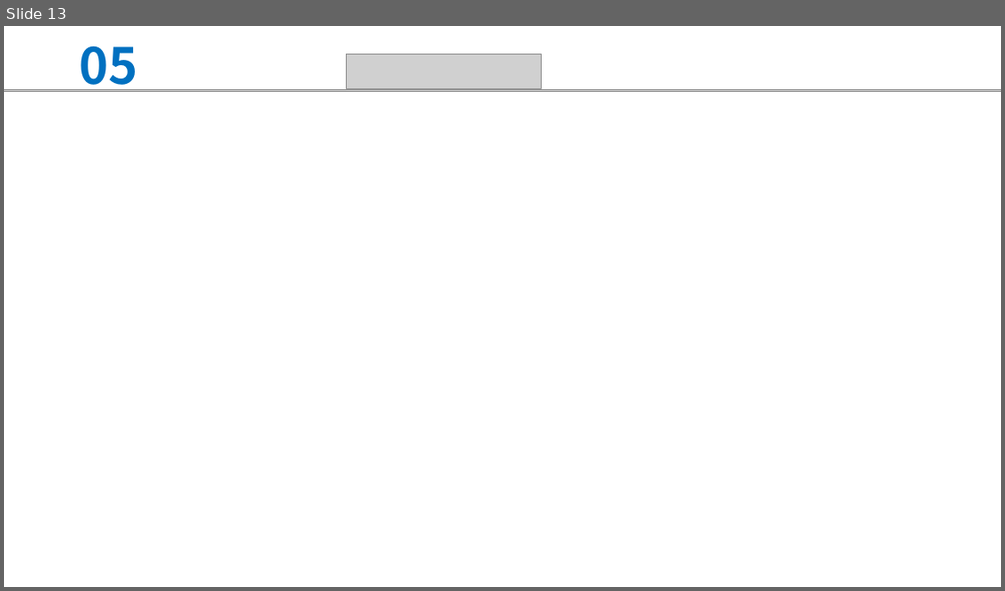
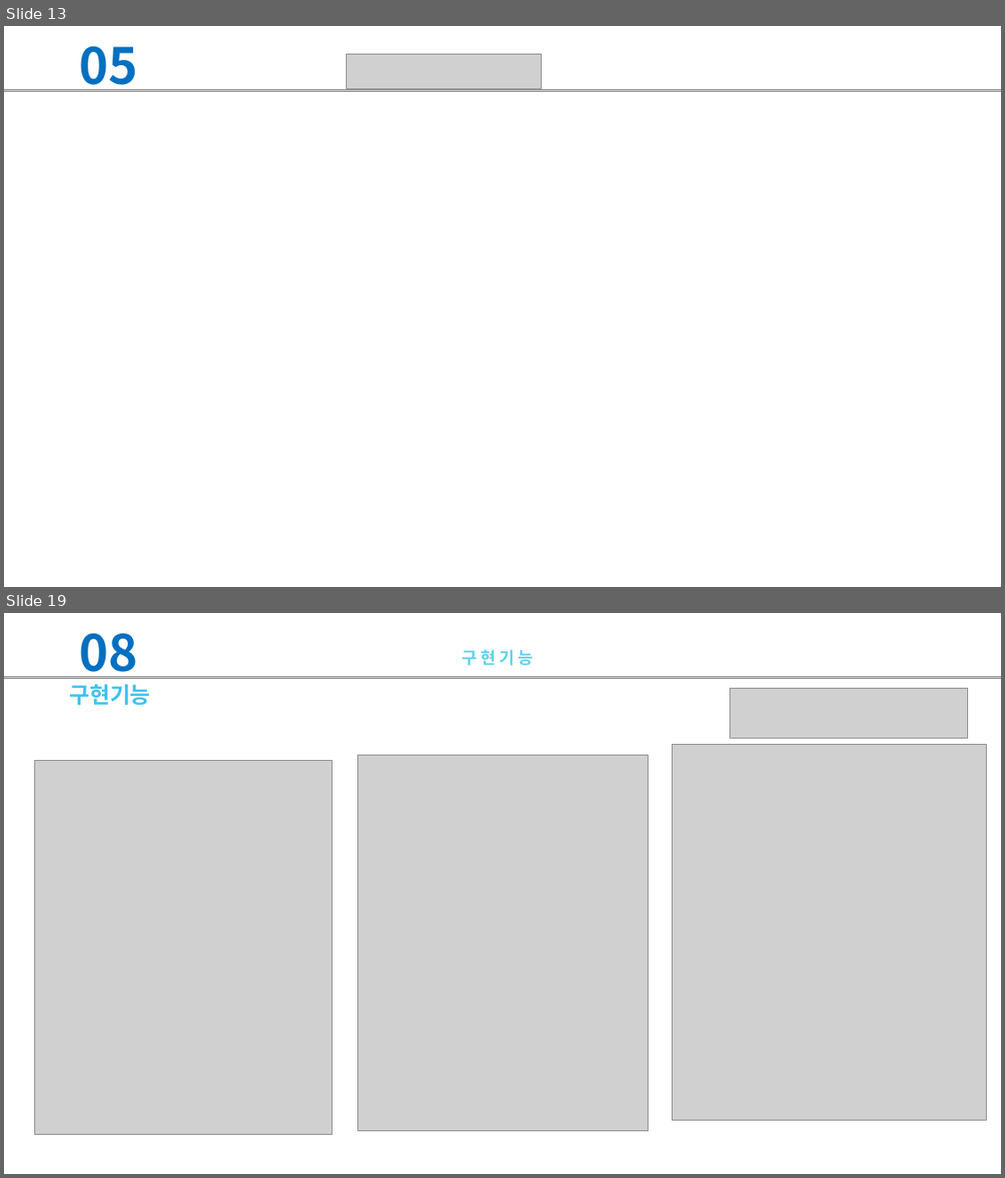
Before and after one commit to juhyeonjong2/DongStagram, a slide deck: Documents/8. 발표/2. 최종발표/최종발표.pptx. Shown one above the other, each under a label of ours: slide 13 before the commit, slides 13 and 19 after it; the slides between them are not shown. The pictures are 1005x591 and 1005x1178 pixels, drawn with LibreOffice and Linux fonts; fonts in the diff are those of the drawing; grey boxes stand for pictures; background and template pictures are left out. Boxes give left, top, right and bottom in pixels: in the first picture for what was removed or moved away, otherwise in the second. Text is boxed around its words. In the diff, an @@ line names an element or a change of style, - is before the commit and + after.

Commit message:
최종발표 ppt 카톡내용 반영본
이후 오늘안까지 구현 기능 데이터 넣을 예정

```diff
--- a/Documents/8. 발표/2. 최종발표/최종발표.pptx
+++ b/Documents/8. 발표/2. 최종발표/최종발표.pptx
@@ slide 19 added at [4,613,1001,1174], background #FFFFFF @@
@@ text added at [69,633,151,705], 32 pt, text #3DC2F2, bold @@
+08
+구현기능
@@ text added at [461,649,533,666], 24 pt, text #5DD0F0, bold @@
+구현기능
@@ picture added at [4,676,1001,678] @@
@@ picture added at [729,688,967,738] @@
@@ picture added at [672,744,986,1119] @@
@@ picture added at [34,760,332,1134] @@
@@ picture added at [357,755,647,1130] @@
```
Also in this commit, not shown: 8 slides changed, 2 other slides added, 1 other file.
